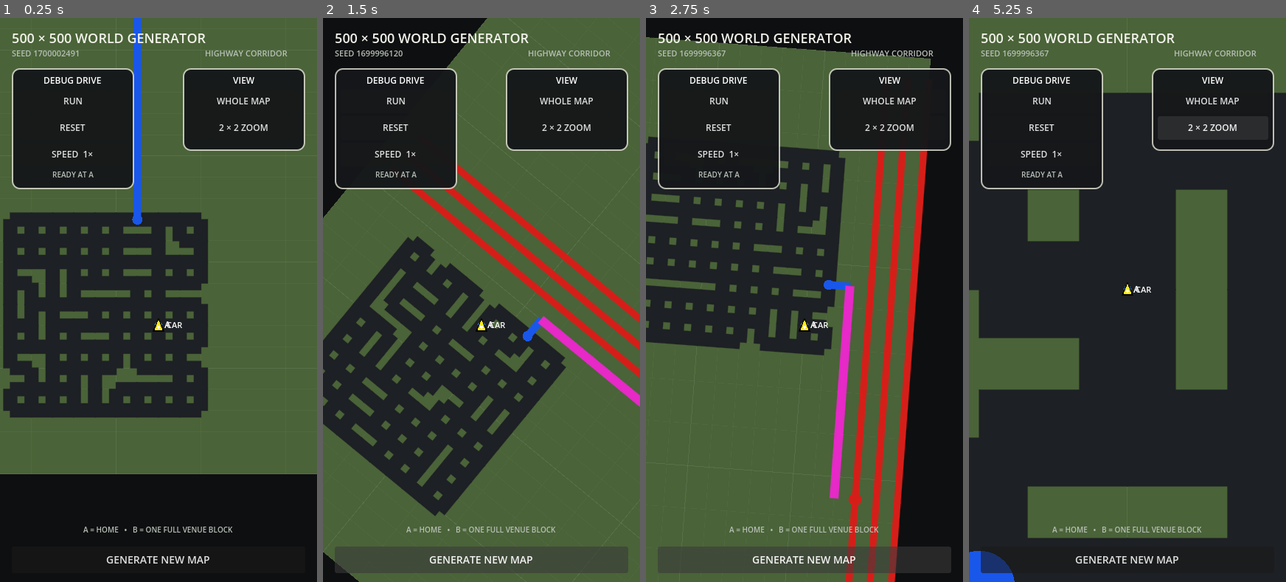
Above: before the commit, frames 1-4 (left to right).
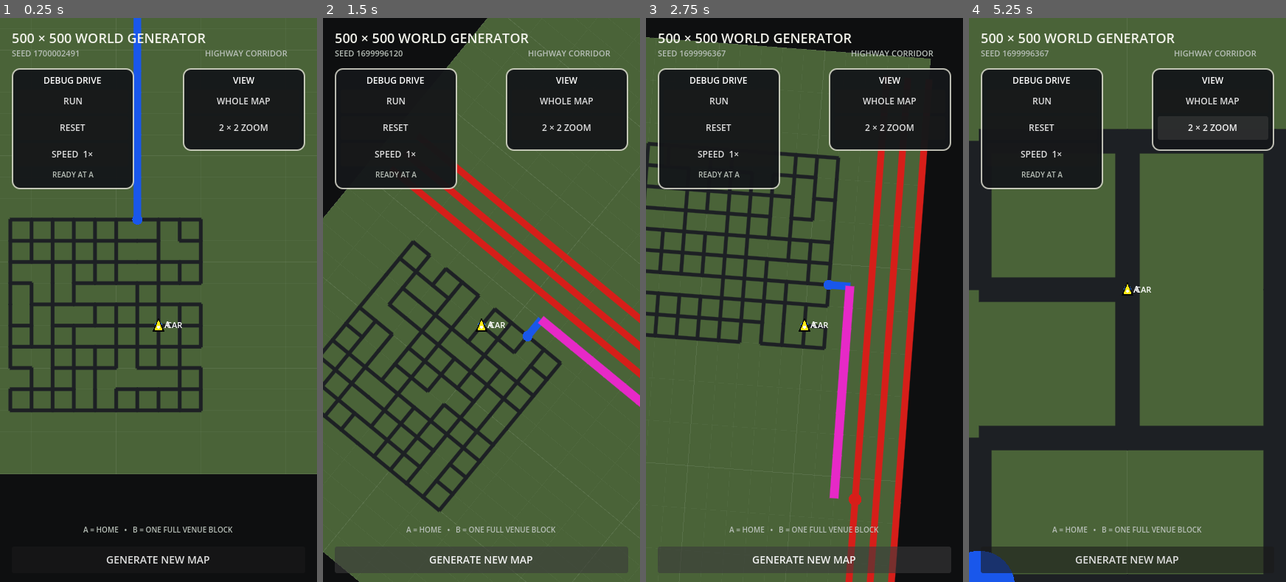
Above: after the commit, the same moments.

Repository: patrickcallahancomedy/comedian
Game: Godot game, scene res://scenes/drive/grid_world_prototype.tscn
Two runs of this game, one before a commit and one after it. Both use one fixed random seed, a clock stepped at 60 frames per second and the inputs below. This scene is started directly instead of the project's main scene.
Inputs (mouse positions are in pixels of both pictures, inside the frame that each line leads up to):
- Up to frame 1 (0.25 s): no input
- Up to frame 2 (1.5 s): click "RUN" at 0.5 s; click "GENERATE NEW MAP" at 1.25 s
- Up to frame 3 (2.75 s): click "GENERATE NEW MAP" at 2 s
- Up to frame 4 (5.25 s): tap Enter (ui_accept) at 2.75, 3.02 s; move the mouse to (1197, 271) at 2.77 s; hold Right 2.78-3.5 s; tap Space at 2.85 s; click (1197, 271) at 2.92 s; drag from (1064, 328) to (1111, 412) at 3.52 s; click "WHOLE MAP" at 4.25 s; click "2 × 2 ZOOM" at 5 s

The runs differ from the first frame. In frame 1, 14% of the frame differs, in the area x 0-66%, y 34-71%; in frame 2, 13%; in frame 3, 11%; in frame 4, 39%, in the area x 3-100%, y 13-99%.

Commit message:
Match legacy neighborhood road proportions

Diff:
--- a/godot/scripts/drive/grid_world_map.gd
+++ b/godot/scripts/drive/grid_world_map.gd
@@ -300,7 +300,7 @@
 			# Graph-only highway/ramp merge links are intentionally invisible.
 			if road_class < 0:
 				continue
-			var width := 6.5
+			var width := 1.625
 			var color := ROAD_COLOR
 
 			match road_class:
@@ -336,7 +336,7 @@
 			continue
 
 		var road_class := _strongest_node_class(node_id)
-		var radius := 3.25
+		var radius := 0.8125
 		var color := ROAD_COLOR
 
 		match road_class:
